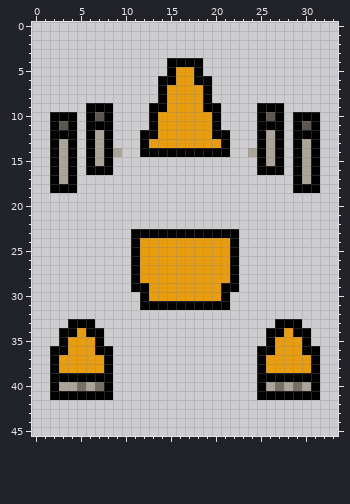
Two versions of one pixel-art sprite, data/textures/lone-comrade-bottom.png. That is the earlier state.
The file is 34x46 pixels.
New version:
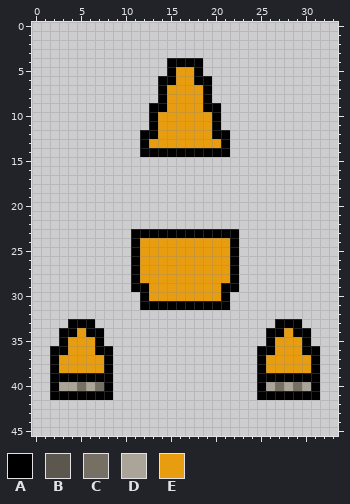
Palette (. is transparent): A #000000  B #5c574e  C #756f64  D #aba499  E #e89d11
Changes in this commit:
The author cleared colour A in row 9 at x 6 to 8 and 25 to 27; in row 10 at x 2 to 4, 6, 8, 25, 27 and 29 to 31; in row 11 at x 2, 4, 6 to 8, 25 to 27, 29 and 31; in row 12 at x 2 to 4, 6, 8, 25, 27 and 29 to 31; in rows 13 to 15 at x 2, 4, 6, 8, 25, 27, 29 and 31; in row 16 at x 2, 4, 6 to 8, 25 to 27, 29 and 31.
The author cleared colour A in row 17 at x 2, 4, 29 and 31; in row 18 at x 2 to 4 and 29 to 31.
The author cleared colour B in row 10 at x 7 and 26; in row 11 at x 3 and 30.
The author cleared colour D in row 12 at x 7 and 26; in row 13 at x 3, 7, 26 and 30; in row 14 at x 3, 7, 9, 24, 26 and 30; in row 15 at x 3, 7, 26 and 30; in rows 16 to 17 at x 3 and 30.
Boxes around the changes in both pictures, in picture pixels (x1, y1, x2, y2):
erased: (50, 103, 122, 193)
erased: (248, 103, 320, 193)
